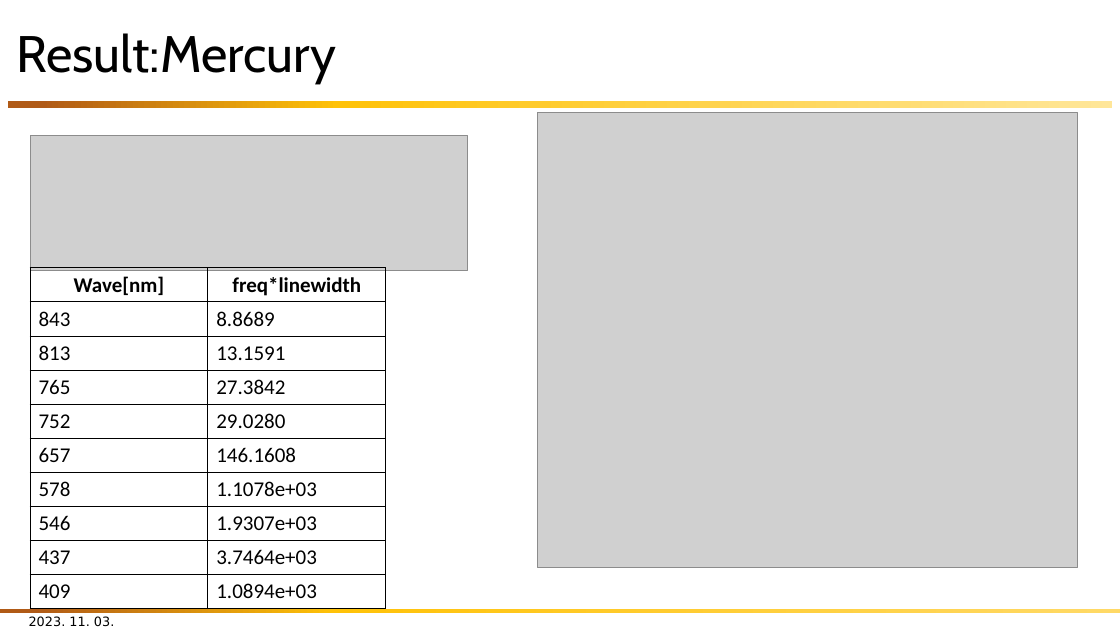
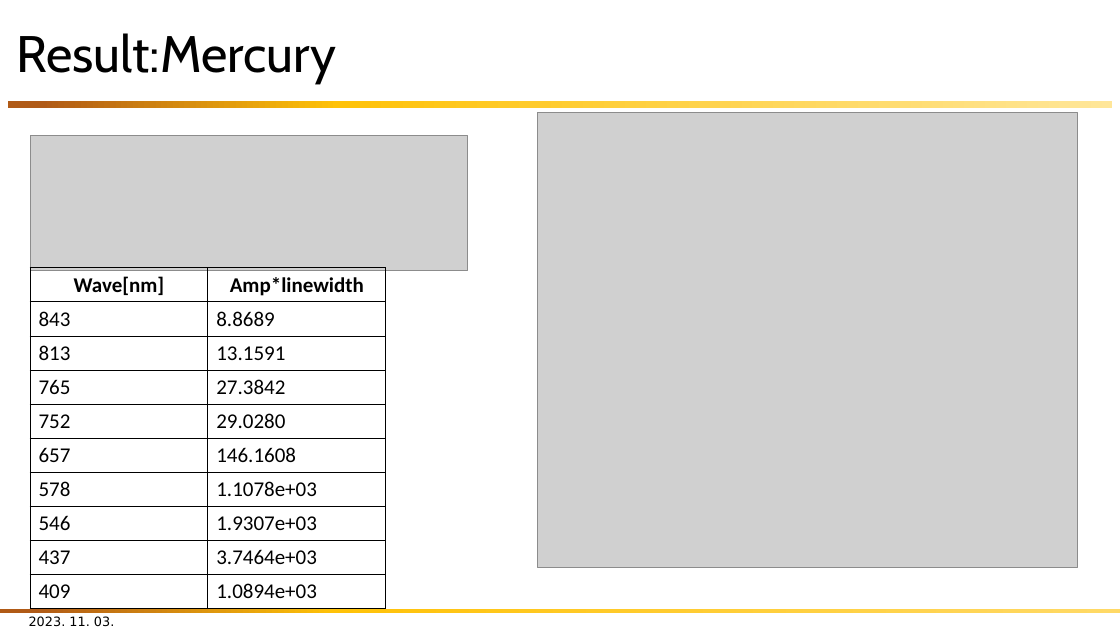
Before and after one commit to alexist2623/SNU_PJH, a slide deck: slide 13 of 현대물리실험/발표PPT.pptx (slide 12 before the commit). Drawn at 1120x630 pixels with LibreOffice and Linux fonts; fonts in the diff are those of the drawing; grey boxes stand for pictures. Boxes give left, top, right and bottom in pixels: in the first picture for what was removed or moved away, otherwise in the second. Text is boxed around its words. In the diff, an @@ line names an element or a change of style, - is before the commit and + after.

```diff
--- a/현대물리실험/발표PPT.pptx
+++ b/현대물리실험/발표PPT.pptx
@@ table at (x1=30, y1=268, x2=386, y2=604) @@
-row 1, column 2: freq*linewidth
+row 1, column 2: Amp*linewidth
```
Also in this commit, not shown: 3 other slides changed, 2 slides added, 6 other files.
